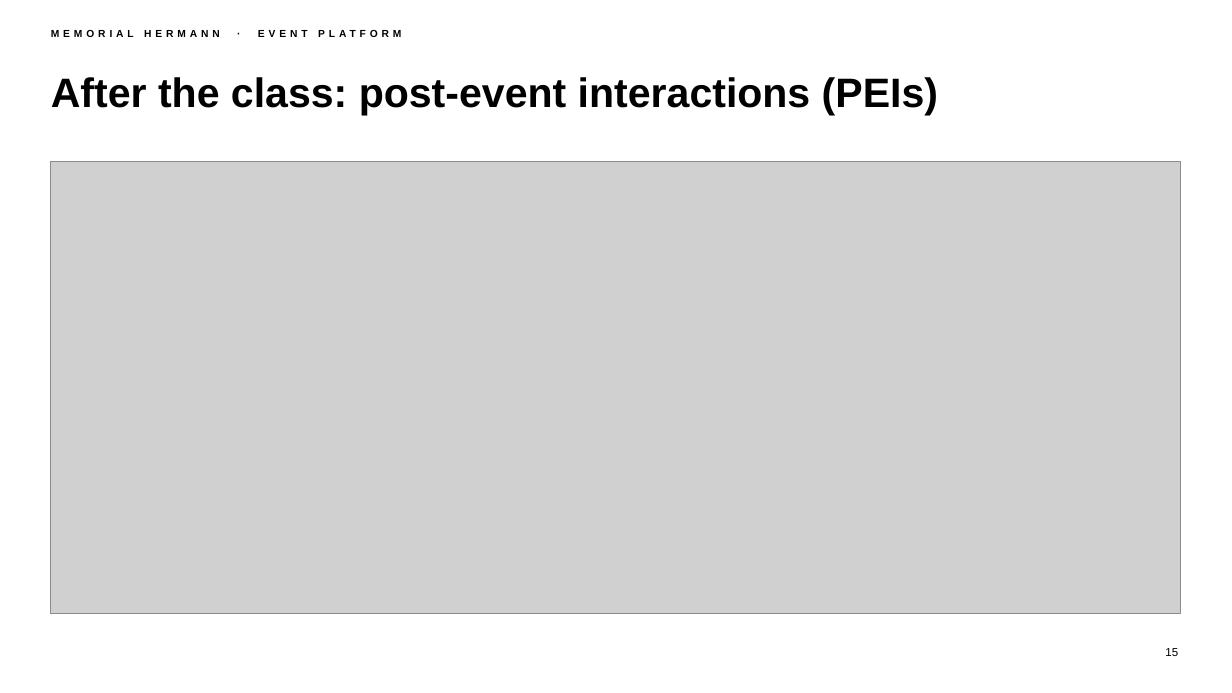
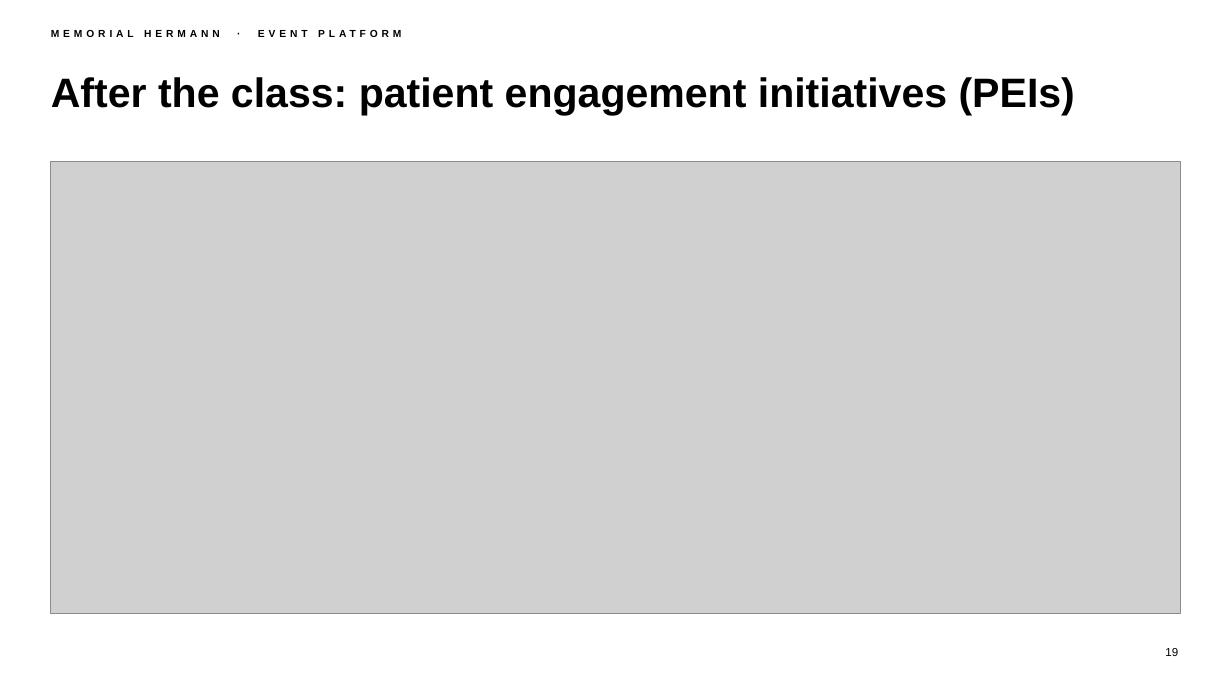
Before and after one commit to chintasurya/preSales_Memorial-hermann, a slide deck: slide 19 of deck/Memorial-Hermann-Event-Platform.pptx (slide 15 before the commit). Drawn at 1232x693 pixels with LibreOffice and Linux fonts; fonts in the diff are those of the drawing; grey boxes stand for pictures; background and template pictures are left out. Boxes give left, top, right and bottom in pixels: in the first picture for what was removed or moved away, otherwise in the second. Text is boxed around its words. In the diff, an @@ line names an element or a change of style, - is before the commit and + after.

```diff
--- a/deck/Memorial-Hermann-Event-Platform.pptx
+++ b/deck/Memorial-Hermann-Event-Platform.pptx
@@ title at bbox=[51, 77, 1075, 115]: text changed @@
-After the class: post-event interactions (PEIs)
+After the class: patient engagement initiatives (PEIs)
```
Also in this commit, not shown: 9 other slides changed, 6 slides added, 1 slide removed, 12 other files.
